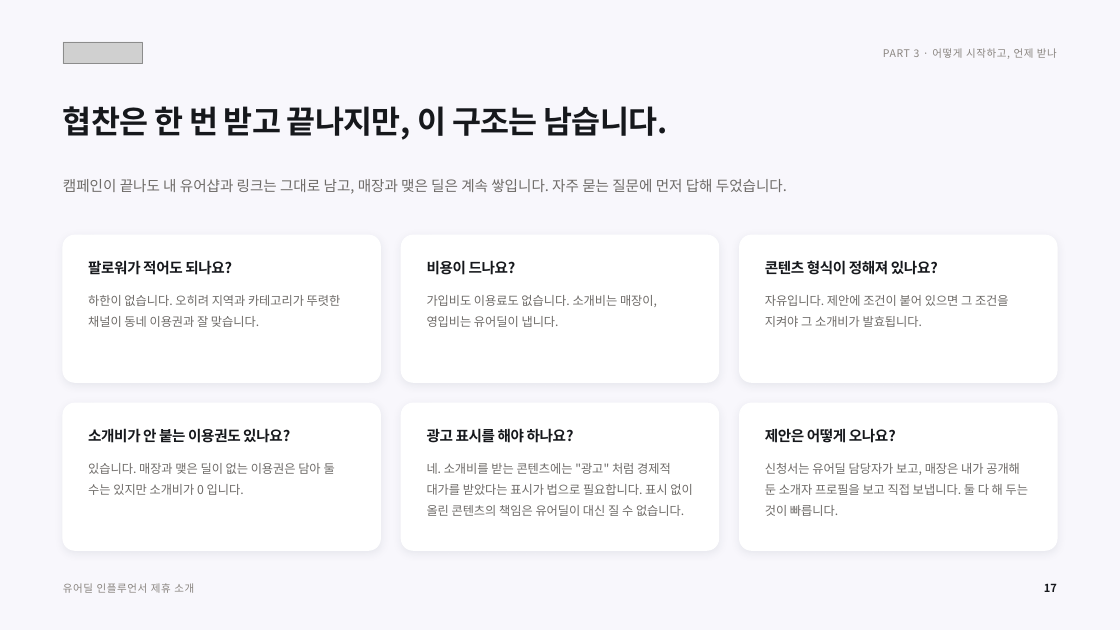
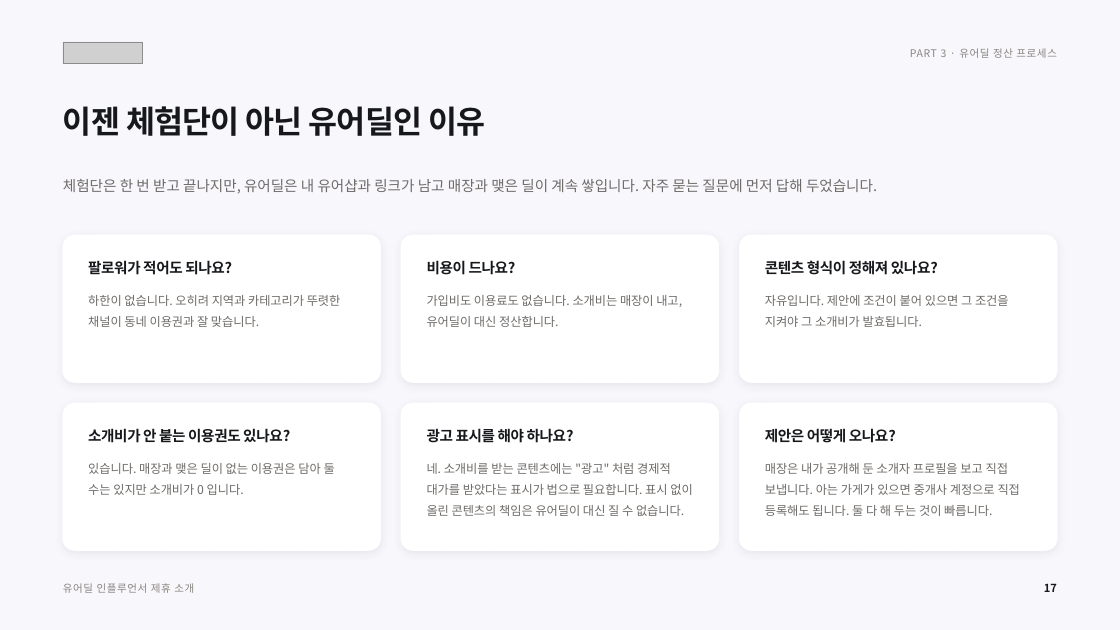
Before and after one commit to tobe2111/ur-live, a slide deck: slide 18 of docs/business/proposals/urdeal-influencer-deck.pptx. Drawn at 1120x630 pixels with LibreOffice and Linux fonts; fonts in the diff are those of the drawing; grey boxes stand for pictures. Boxes give left, top, right and bottom in pixels: in the first picture for what was removed or moved away, otherwise in the second. Text is boxed around its words. In the diff, an @@ line names an element or a change of style, - is before the commit and + after.

```diff
--- a/docs/business/proposals/urdeal-influencer-deck.pptx
+++ b/docs/business/proposals/urdeal-influencer-deck.pptx
@@ text at [910,48,1056,58]: text changed @@
-PART 3 · 어떻게 시작하고, 언제 받나
+PART 3 · 유어딜 정산 프로세스
@@ text at [63,106,485,136]: text changed @@
-협찬은 한 번 받고 끝나지만, 이 구조는 남습니다.
+이젠 체험단이 아닌 유어딜인 이유
@@ text at [63,179,877,194]: text changed @@
-캠페인이 끝나도 내 유어샵과 링크는 그대로 남고, 매장과 맺은 딜은 계속 쌓입니다. 자주 묻는 질문에 먼저 답해 두었습니다.
+체험단은 한 번 받고 끝나지만, 유어딜은 내 유어샵과 링크가 남고 매장과 맺은 딜이 계속 쌓입니다. 자주 묻는 질문에 먼저 답해 두었습니다.
@@ text at [427,295,682,327]: text changed @@
-가입비도 이용료도 없습니다. 소개비는 매장이, 영입비는 유어딜이 냅니다.
+가입비도 이용료도 없습니다. 소개비는 매장이 내고, 유어딜이 대신 정산합니다.
@@ text at [765,463,1020,516]: text changed @@
-신청서는 유어딜 담당자가 보고, 매장은 내가 공개해 둔 소개자 프로필을 보고 직접 보냅니다. 둘 다 해 두는 것이 빠릅니다.
+매장은 내가 공개해 둔 소개자 프로필을 보고 직접 보냅니다. 아는 가게가 있으면 중개사 계정으로 직접 등록해도 됩니다. 둘 다 해 두는 것이 빠릅니다.
```
Also in this commit, not shown: 19 other slides changed, 9 other files.
